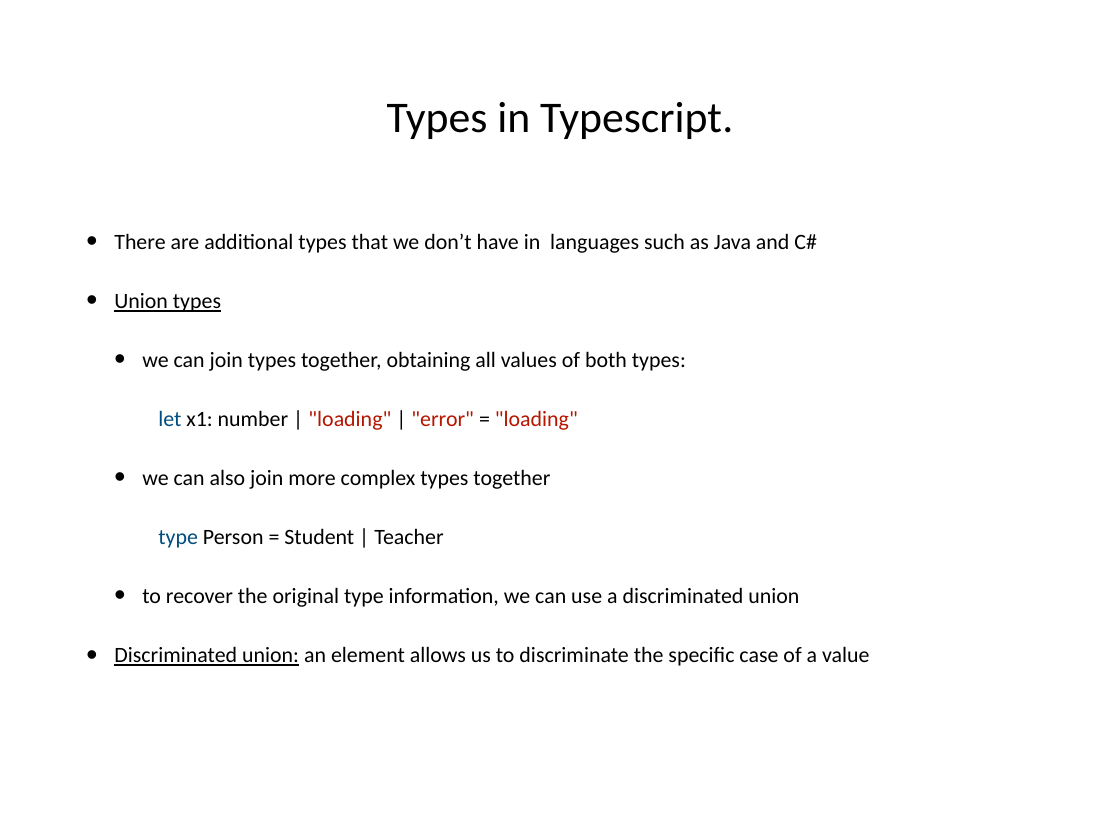
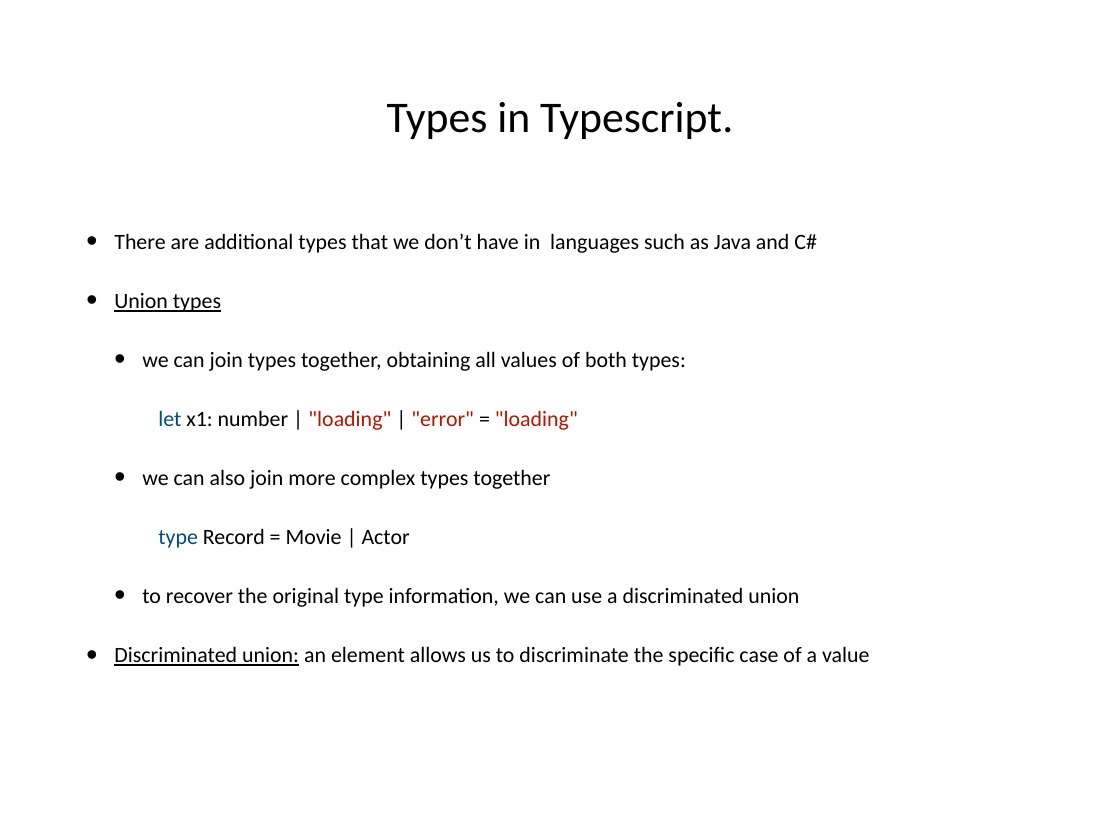
Before and after one commit to hogeschool/Development-5, a slide deck: slide 25 of Lectures/Lecture5/lesson5.pptx (slide 21 before the commit). Drawn at 1120x840 pixels with LibreOffice and Linux fonts; fonts in the diff are those of the drawing. Boxes give left, top, right and bottom in pixels: in the first picture for what was removed or moved away, otherwise in the second. Text is boxed around its words. In the diff, an @@ line names an element or a change of style, - is before the commit and + after.

```diff
--- a/Lectures/Lecture5/lesson5.pptx
+++ b/Lectures/Lecture5/lesson5.pptx
@@ text at bbox=[158, 528, 410, 548]: text changed @@
-          type Person = Student | Teacher
+          type Record = Movie | Actor
```
Also in this commit, not shown: 8 other slides changed, 13 slides added.
